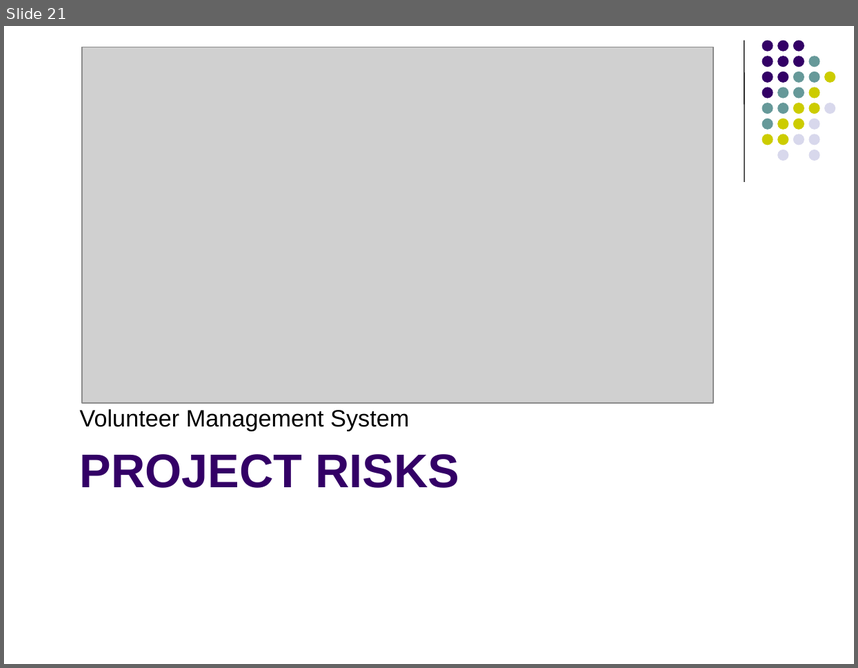
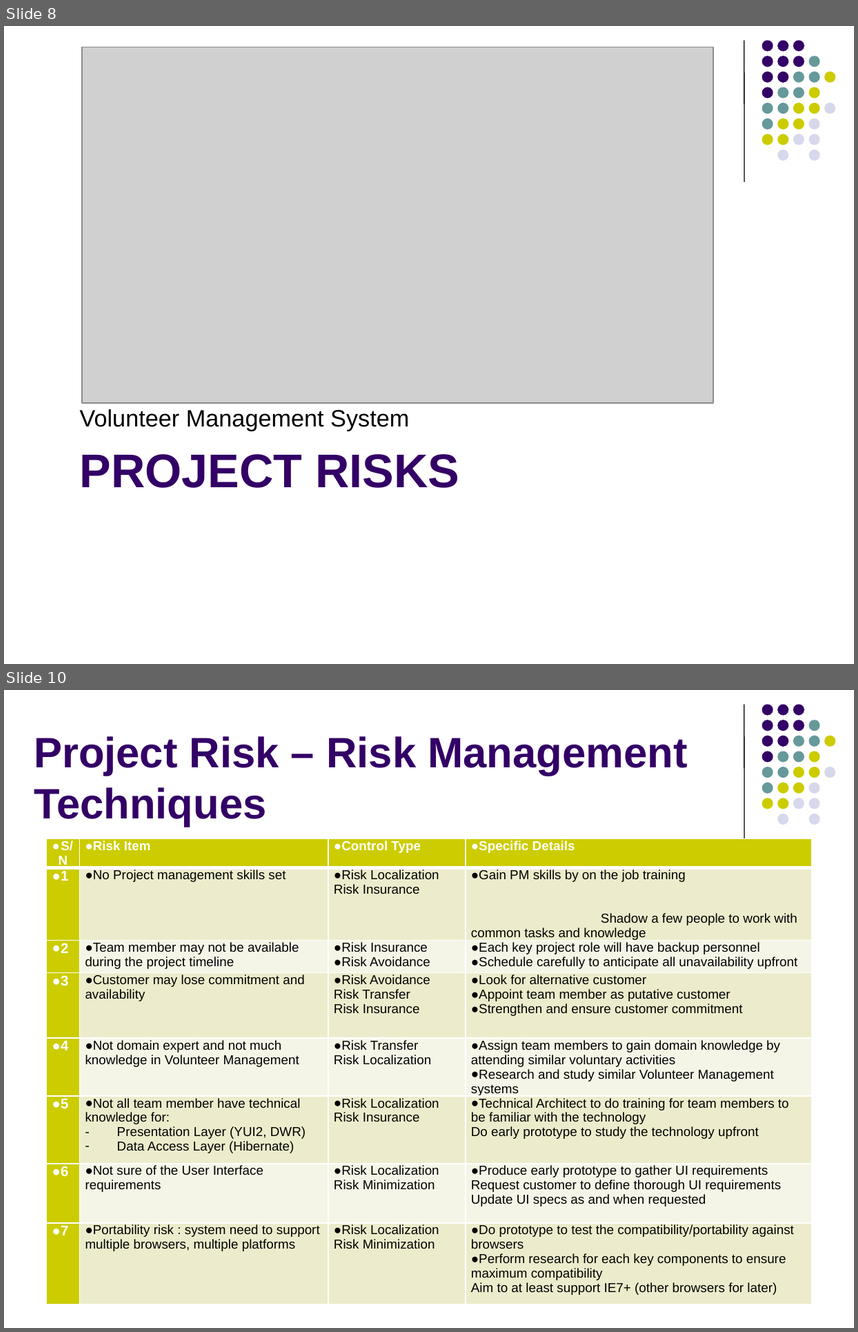
Before and after one commit to imireasa/mtech-se18-t08s, a slide deck: docs/W-9 Working Document/W-9.3 Presentation Slides/Phase1/vms_first_presentation_v0.1a.pptx. Shown one above the other, each under a label of ours: slide 21 before the commit, slides 8 and 10 after it; the slides between them are not shown. The pictures are 858x668 and 858x1332 pixels, drawn with LibreOffice and Linux fonts; fonts in the diff are those of the drawing; grey boxes stand for pictures. Boxes give left, top, right and bottom in pixels: in the first picture for what was removed or moved away, otherwise in the second. Text is boxed around its words. In the diff, an @@ line names an element or a change of style, - is before the commit and + after.

```diff
--- a/docs/W-9 Working Document/W-9.3 Presentation Slides/Phase1/vms_first_presentation_v0.1a.pptx
+++ b/docs/W-9 Working Document/W-9.3 Presentation Slides/Phase1/vms_first_presentation_v0.1a.pptx
@@ slide 10 added at (4,690,854,1328), background #FFFFFF; not listed: 32 template elements that a slide beside it also shows @@
@@ title added at (34,736,687,827), 36 pt, text #330066, bold @@
+Project Risk – Risk Management Techniques
@@ table added at (47,839,813,1297), 8 rows, 4 columns @@
+S/N | Risk Item | Control Type | Specific Details
+1 | No Project management skills set | Risk Localization Risk Insurance | Gain PM skills by on the job training Shadow a few people to work with common tasks and knowledge
+2 | Team member may not be available during the project timeline | Risk Insurance / Risk Avoidance | Each key project role will have backup personnel / Schedule carefully to anticipate all unavailability upfront
+3 | Customer may lose commitment and availability | Risk Avoidance Risk Transfer Risk Insurance | Look for alternative customer / Appoint team member as putative customer / Strengthen and ensure customer commitment
+4 | Not domain expert and not much knowledge in Volunteer Management | Risk Transfer Risk Localization | Assign team members to gain domain knowledge by attending similar voluntary activities / Research and study similar Volunteer Management systems
+5 | Not all team member have technical knowledge for: / Presentation Layer (YUI2, DWR) / Data Access Layer (Hibernate) | Risk Localization Risk Insurance | Technical Architect to do training for team members to be familiar with the technology Do early prototype to study the technology upfront
+6 | Not sure of the User Interface requirements | Risk Localization Risk Minimization | Produce early prototype to gather UI requirements Request customer to define thorough UI requirements Update UI specs as and when requested
+7 | Portability risk : system need to support multiple browsers, multiple platforms | Risk Localization Risk Minimization | Do prototype to test the compatibility/portability against browsers / Perform research for each key components to ensure maximum compatibility Aim to at least support IE7+ (other browsers for later)
@@ what was slide 21 is now slide 8 @@
```
Also in this commit, not shown: 8 slides changed, 11 other slides added, 4 slides removed.
